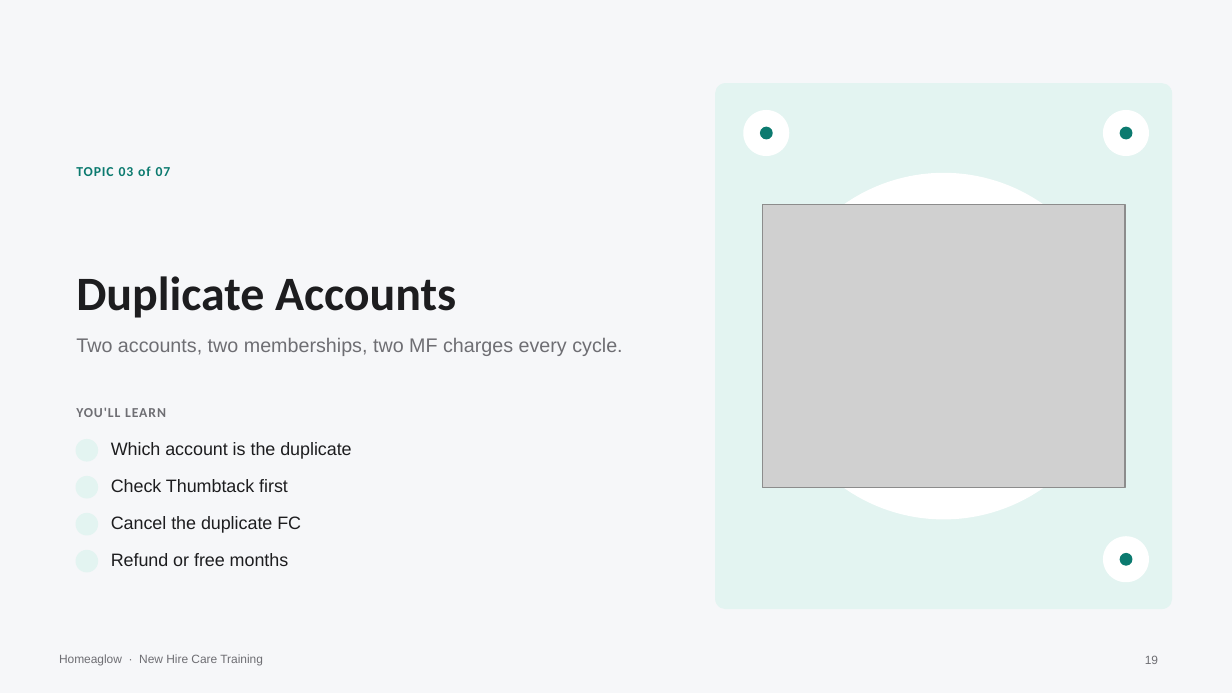
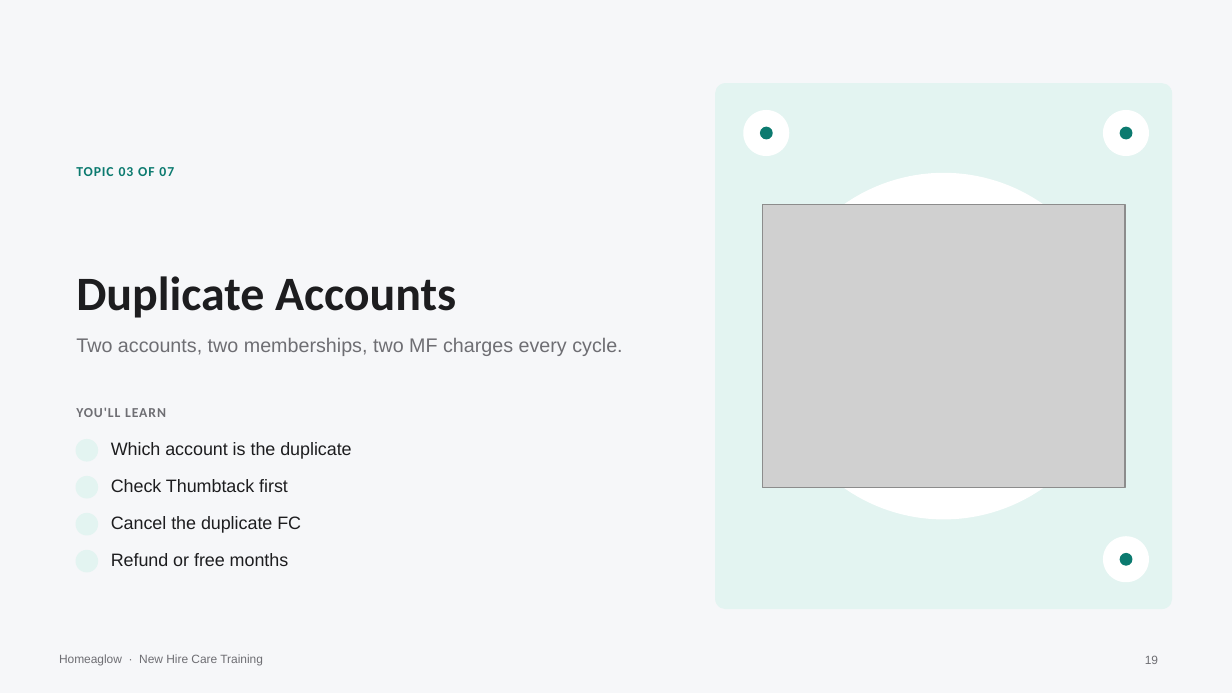
Before and after one commit to anjulimichelle/training, a slide deck: slide 19 of refunds-abuse-duplicates-bulk/refunds-abuse-duplicates-bulk.pptx. Drawn at 1232x693 pixels with LibreOffice and Linux fonts; fonts in the diff are those of the drawing; grey boxes stand for pictures; background and template pictures are left out. Boxes give left, top, right and bottom in pixels: in the first picture for what was removed or moved away, otherwise in the second. Text is boxed around its words. In the diff, an @@ line names an element or a change of style, - is before the commit and + after.

```diff
--- a/refunds-abuse-duplicates-bulk/refunds-abuse-duplicates-bulk.pptx
+++ b/refunds-abuse-duplicates-bulk/refunds-abuse-duplicates-bulk.pptx
@@ text at <box>76,167,174,176</box>: text changed @@
-TOPIC 03 of 07
+TOPIC 03 OF 07
```
Also in this commit, not shown: 4 other slides changed.
